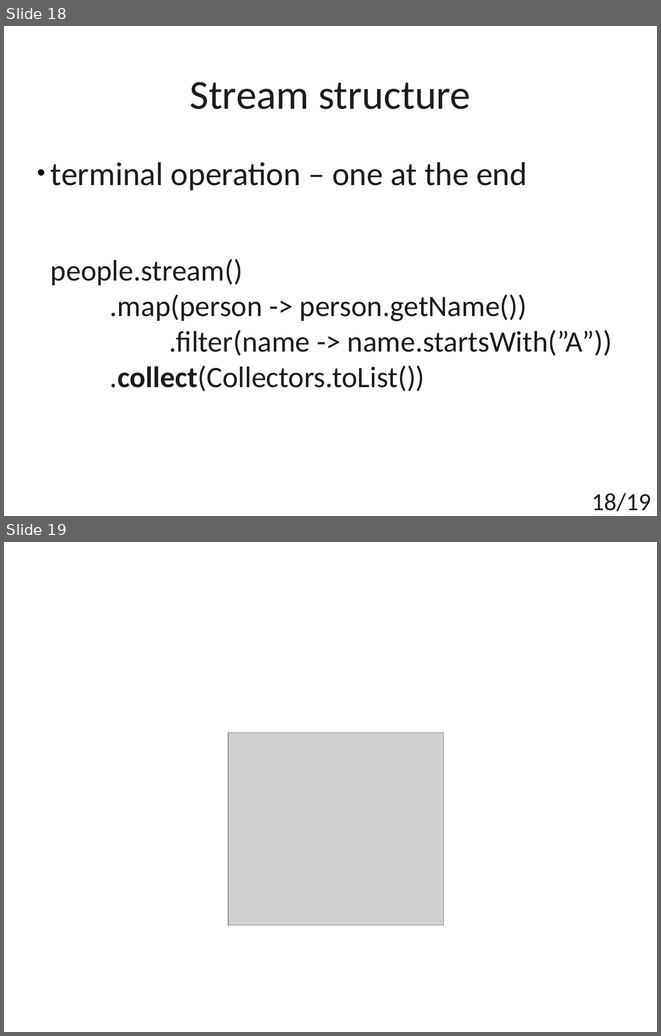
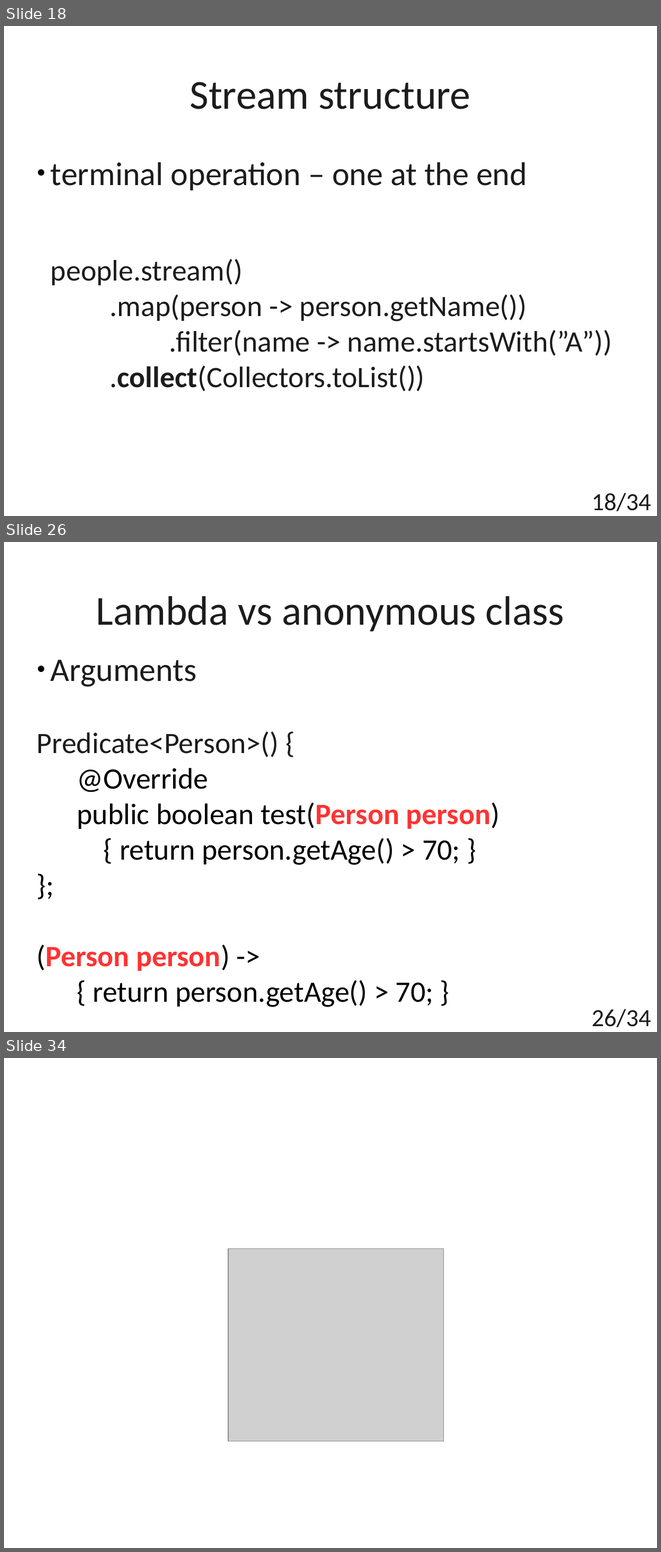
Before and after one commit to t4upl/java-streams-workshop, a slide deck: src/main/resources/editables/presentation.odp. Shown one above the other, each under a label of ours: slides 18 and 19 before the commit, slides 18, 26 and 34 after it; the slides between them are not shown. The pictures are 661x1036 and 661x1552 pixels, drawn with LibreOffice and Linux fonts; fonts in the diff are those of the drawing; grey boxes stand for pictures. Boxes give left, top, right and bottom in pixels: in the first picture for what was removed or moved away, otherwise in the second. Text is boxed around its words. In the diff, an @@ line names an element or a change of style, - is before the commit and + after.

```diff
--- a/src/main/resources/editables/presentation.odp
+++ b/src/main/resources/editables/presentation.odp
@@ slide 26 added at (4,542,657,1032), background #FFFFFF @@
@@ title added at (96,596,564,632), 50 pt, text #1C1C1C @@
+Lambda vs anonymous class
@@ subtitle added at (37,660,500,1007), 36 pt, text #000000 @@
+● Arguments
+Predicate<Person>() {
+@Override
+public boolean test(Person person) { return person.getAge() > 70; }
+};
+(Person person) ->
+{ return person.getAge() > 70; }
@@ page number added at (592,1008,651,1027), 30 pt, text #1C1C1C @@
+26/34
@@ page number at (592,492,651,511): text changed @@
-18/19
+18/34
@@ what was slide 19 is now slide 34 @@
```
Also in this commit, not shown: 1 slide changed, 14 other slides added, 3 other files.
